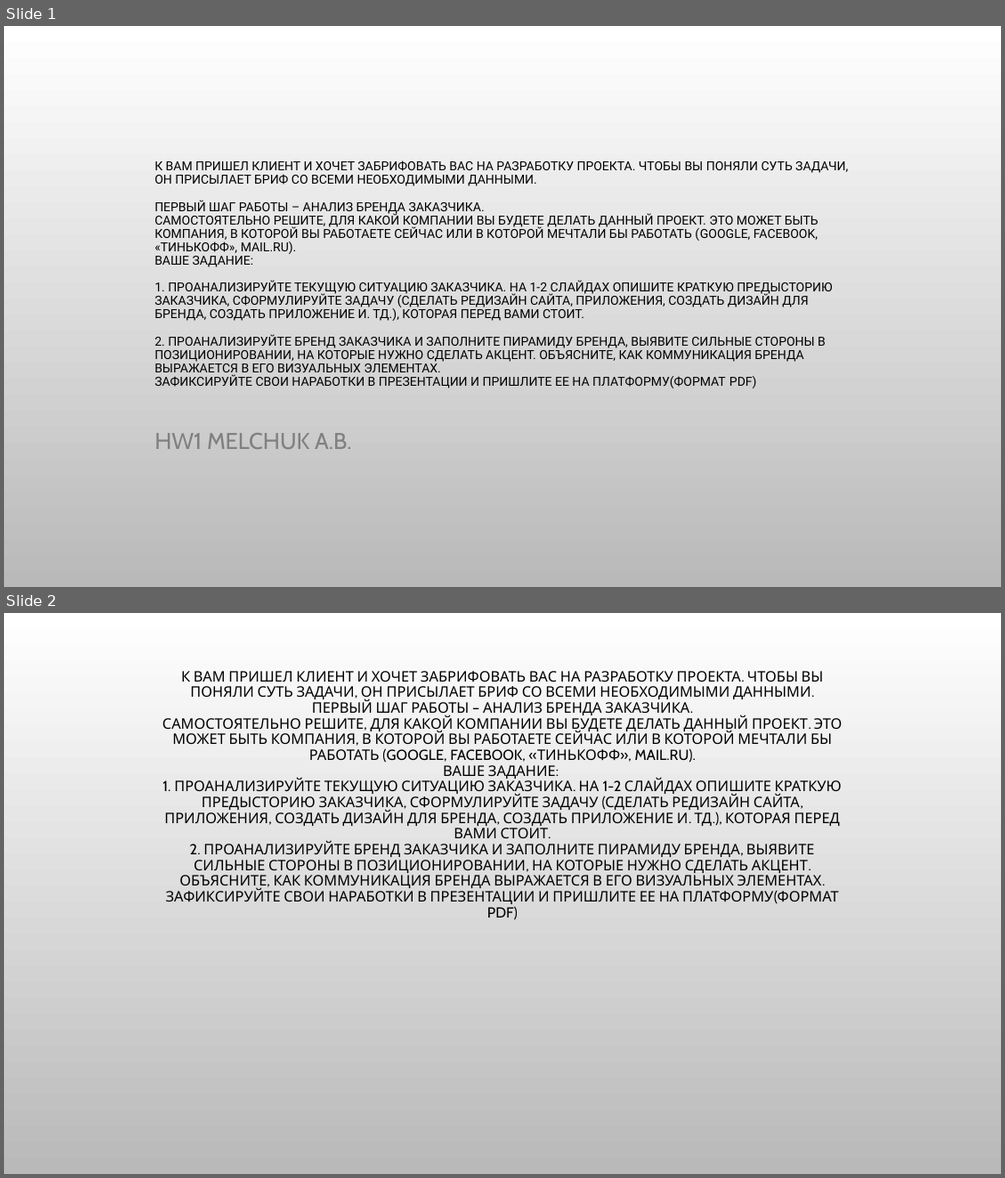
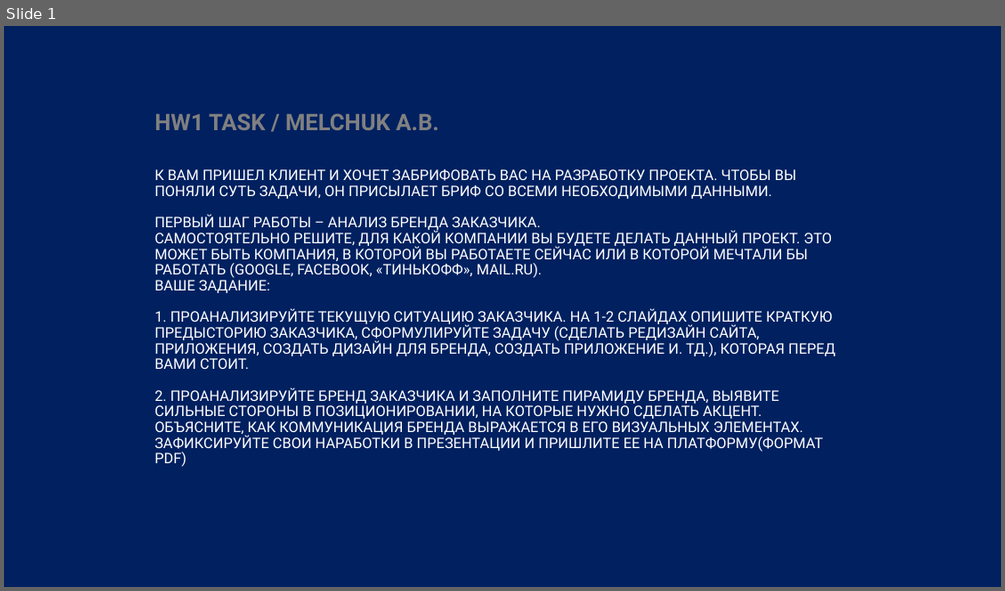
Before and after one commit to mindblower5000/gu-ui-ux, a slide deck: hw1-melchuk.pptx. Shown one above the other, each under a label of ours: slides 1 and 2 before the commit, slide 1 after it. The pictures are 1005x1178 and 1005x591 pixels, drawn with LibreOffice and Linux fonts; fonts in the diff are those of the drawing; background and template pictures are left out. Boxes give left, top, right and bottom in pixels: in the first picture for what was removed or moved away, otherwise in the second. Text is boxed around its words. In the diff, an @@ line names an element or a change of style, - is before the commit and + after.

```diff
--- a/hw1-melchuk.pptx
+++ b/hw1-melchuk.pptx
@@ slide 2 removed at box(4, 613, 1001, 1174), background picture (left out) @@
@@ title removed at box(162, 671, 842, 920) @@
-К ВАМ ПРИШЕЛ КЛИЕНТ И ХОЧЕТ ЗАБРИФОВАТЬ ВАС НА РАЗРАБОТКУ ПРОЕКТА. ЧТОБЫ ВЫ ПОНЯЛИ СУТЬ ЗАДАЧИ, ОН ПРИСЫЛАЕТ БРИФ СО ВСЕМИ НЕОБХОДИМЫМИ ДАННЫМИ.
-ПЕРВЫЙ ШАГ РАБОТЫ – АНАЛИЗ БРЕНДА ЗАКАЗЧИКА.
-САМОСТОЯТЕЛЬНО РЕШИТЕ, ДЛЯ КАКОЙ КОМПАНИИ ВЫ БУДЕТЕ ДЕЛАТЬ ДАННЫЙ ПРОЕКТ. ЭТО МОЖЕТ БЫТЬ КОМПАНИЯ, В КОТОРОЙ ВЫ РАБОТАЕТЕ СЕЙЧАС ИЛИ В КОТОРОЙ МЕЧТАЛИ БЫ РАБОТАТЬ (GOOGLE, FACEBOOK, «ТИНЬКОФФ», MAIL.RU).
-ВАШЕ ЗАДАНИЕ:
-1. ПРОАНАЛИЗИРУЙТЕ ТЕКУЩУЮ СИТУАЦИЮ ЗАКАЗЧИКА. НА 1-2 СЛАЙДАХ ОПИШИТЕ КРАТКУЮ ПРЕДЫСТОРИЮ ЗАКАЗЧИКА, СФОРМУЛИРУЙТЕ ЗАДАЧУ (СДЕЛАТЬ РЕДИЗАЙН САЙТА, ПРИЛОЖЕНИЯ, СОЗДАТЬ ДИЗАЙН ДЛЯ БРЕНДА, СОЗДАТЬ ПРИЛОЖЕНИЕ И. ТД.), КОТОРАЯ ПЕРЕД ВАМИ СТОИТ.
-2. ПРОАНАЛИЗИРУЙТЕ БРЕНД ЗАКАЗЧИКА И ЗАПОЛНИТЕ ПИРАМИДУ БРЕНДА, ВЫЯВИТЕ СИЛЬНЫЕ СТОРОНЫ В ПОЗИЦИОНИРОВАНИИ, НА КОТОРЫЕ НУЖНО СДЕЛАТЬ АКЦЕНТ. ОБЪЯСНИТЕ, КАК КОММУНИКАЦИЯ БРЕНДА ВЫРАЖАЕТСЯ В ЕГО ВИЗУАЛЬНЫХ ЭЛЕМЕНТАХ.
-ЗАФИКСИРУЙТЕ СВОИ НАРАБОТКИ В ПРЕЗЕНТАЦИИ И ПРИШЛИТЕ ЕЕ НА ПЛАТФОРМУ(ФОРМАТ PDF)
@@ slide 1 changed as well @@
@@ background picture (left out) to #002060 @@
@@ subtitle at box(154, 113, 439, 130): text changed; font Cabin to Roboto; bold on @@
-HW1 MELCHUK A.B.
+HW1 TASK / MELCHUK A.B.
@@ title "К ВАМ ПРИШЕЛ КЛИЕНТ И ...": place and size @@
-title "К ВАМ ПРИШЕЛ КЛИЕНТ И ..." at box(154, 160, 848, 388)
+title "К ВАМ ПРИШЕЛ КЛИЕНТ И ..." at box(154, 169, 835, 467)
@@ title "К ВАМ ПРИШЕЛ КЛИЕНТ И ..." at box(154, 169, 835, 467): size 12 to 14 pt, text colour #000000 to #FFFFFF @@
```
Also in this commit, not shown: 3 slides added, 2 other files.
